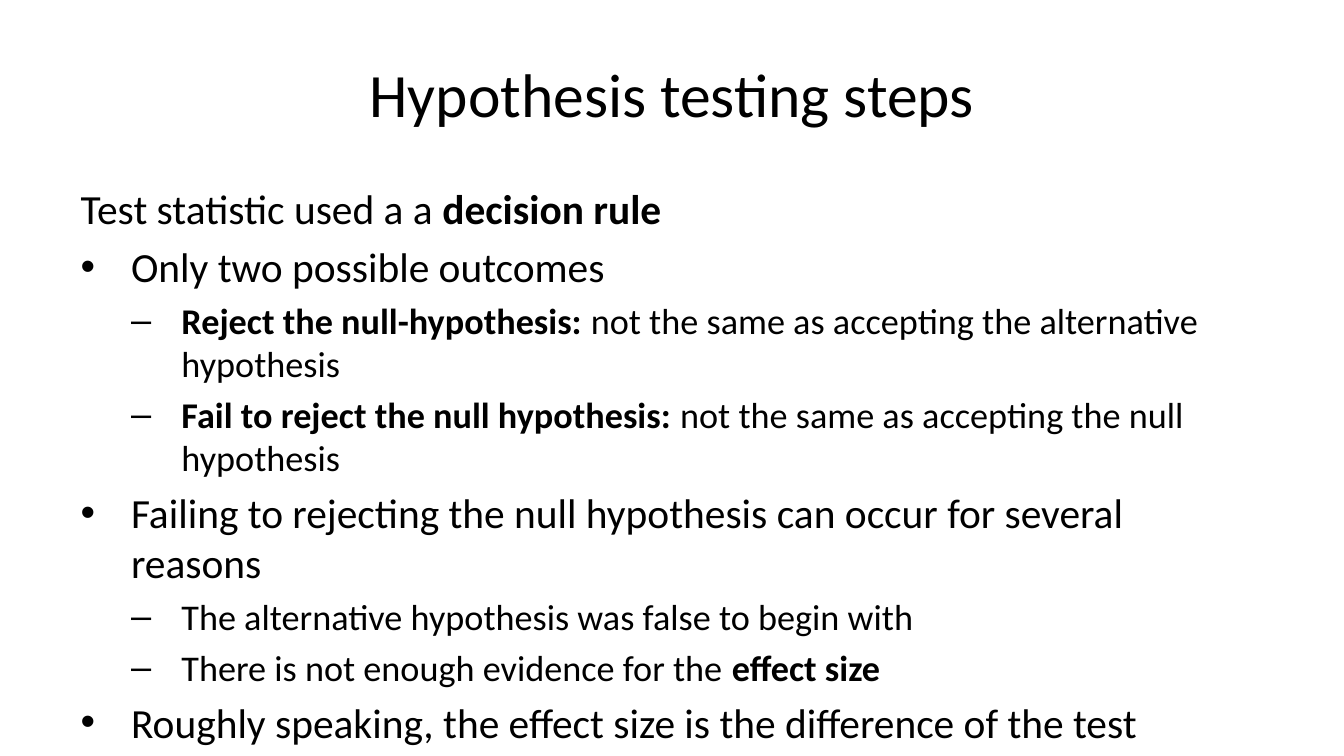
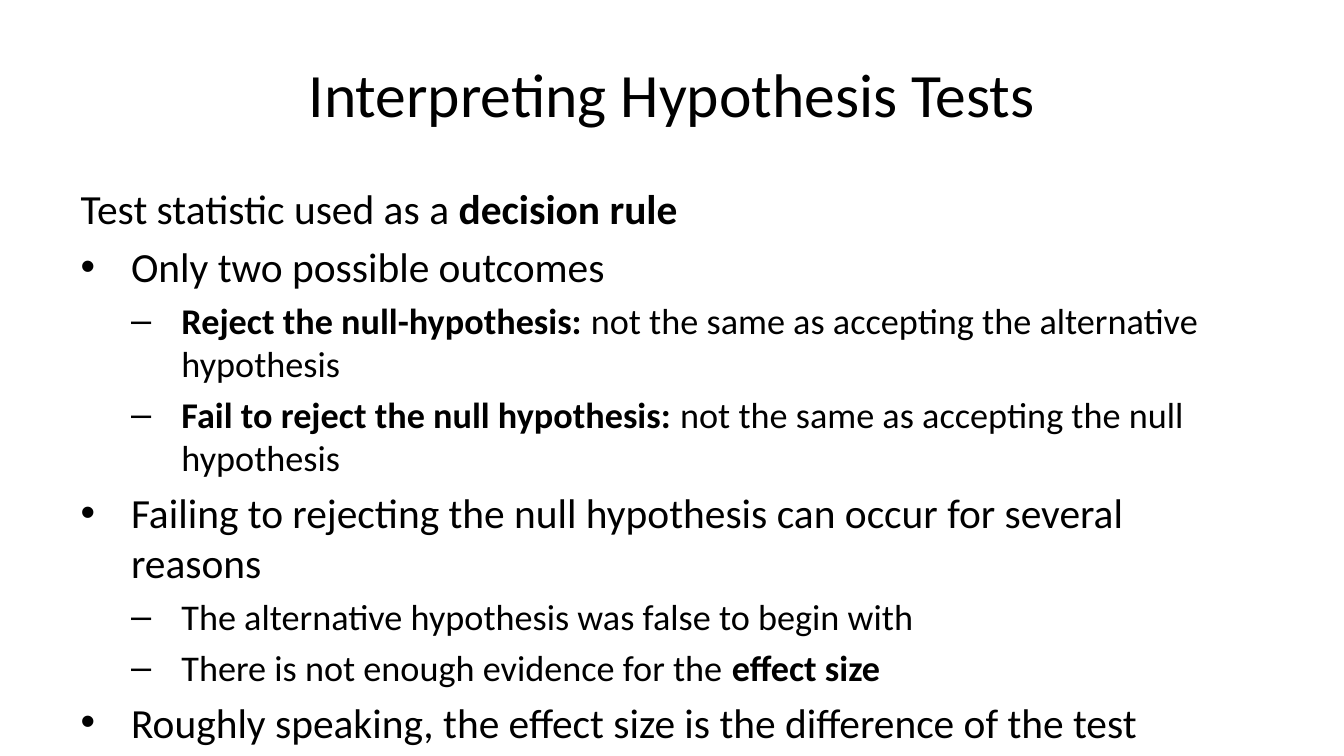
Before and after one commit to StephenElston/CSCI-E-83, a slide deck: slide 19 of LectureSlides/06a_WhyInferenceIsImportant.pptx (slide 17 before the commit). Drawn at 1344x756 pixels with LibreOffice and Linux fonts; fonts in the diff are those of the drawing. Boxes give left, top, right and bottom in pixels: in the first picture for what was removed or moved away, otherwise in the second. Text is boxed around its words. In the diff, an @@ line names an element or a change of style, - is before the commit and + after.

```diff
--- a/LectureSlides/06a_WhyInferenceIsImportant.pptx
+++ b/LectureSlides/06a_WhyInferenceIsImportant.pptx
@@ title at (x1=309, y1=74, x2=1034, y2=128): text changed @@
-Hypothesis testing steps
+Interpreting Hypothesis Tests
@@ text at (x1=81, y1=195, x2=678, y2=225): text changed @@
-Test statistic used a a decision rule
+Test statistic used as a decision rule
```
Also in this commit, not shown: 3 other slides changed, 2 slides added, 1 other file.
